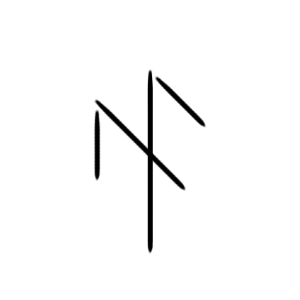
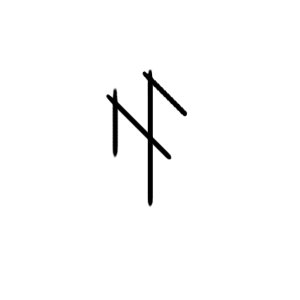
Layered file, before and after one edit (300x300). Changes by layer:
painted on "图层 4" over [93, 87, 119, 182]
hid "图层 3" over [154, 75, 207, 128]
hid "图层 2" over [93, 98, 187, 191]
added layer "图层 1 副本 4" above "图层 1 副本 5" over [142, 70, 188, 117]
added layer "图层 1 副本 5" above "图层 1" over [105, 93, 172, 161]
painted on "图层 1" over [147, 69, 154, 254]
